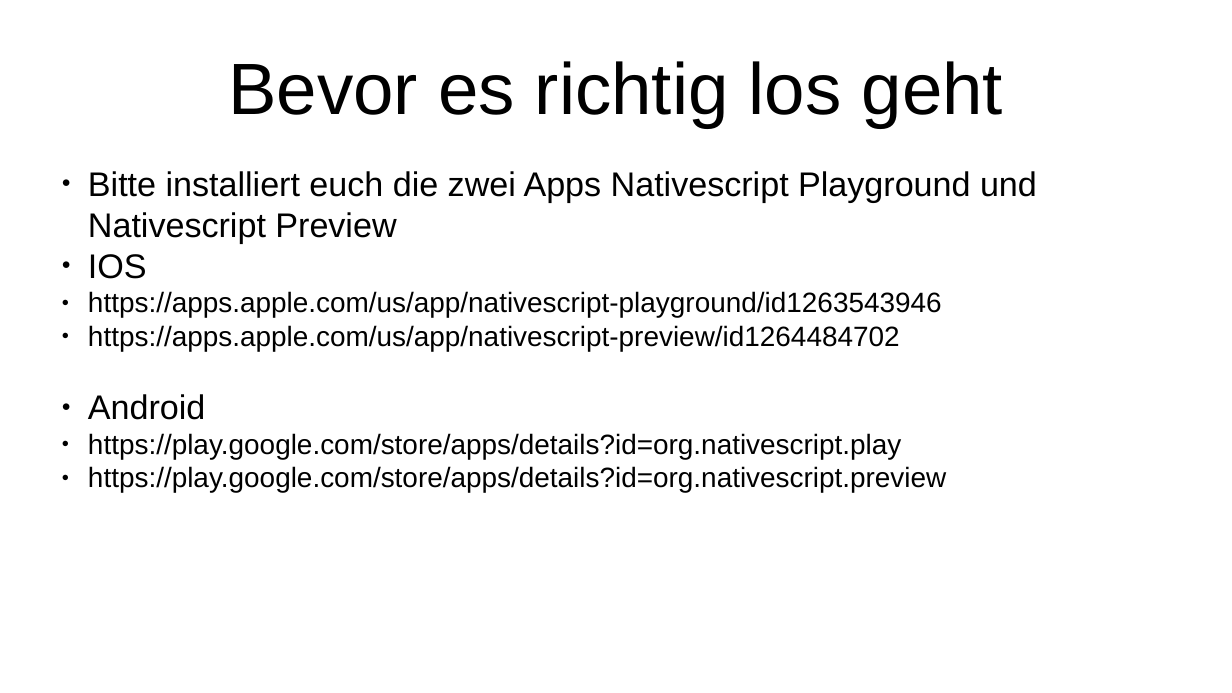
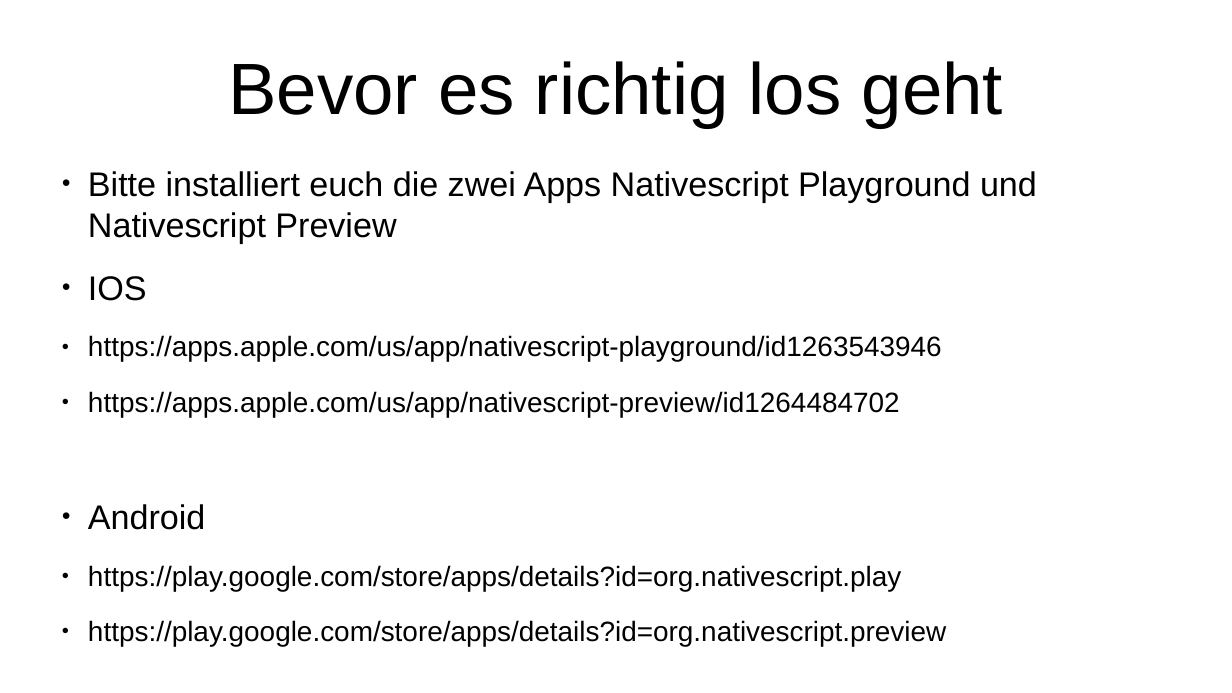
Before and after one commit to pigutsche/dosi_calc, a slide deck: slide 1 of Präsentation/präs.odp. Drawn at 1232x693 pixels with LibreOffice and Linux fonts; fonts in the diff are those of the drawing. Boxes give left, top, right and bottom in pixels: in the first picture for what was removed or moved away, otherwise in the second. Text is boxed around its words. In the diff, an @@ line names an element or a change of style, - is before the commit and + after.

```diff
--- a/Präsentation/präs.odp
+++ b/Präsentation/präs.odp
@@ subtitle "Bitte installiert euch die zwei ..." at (88, 171, 1037, 646): indent changed; more space between paragraphs @@
```
Also in this commit, not shown: 5 other slides changed, 6 slides added.
